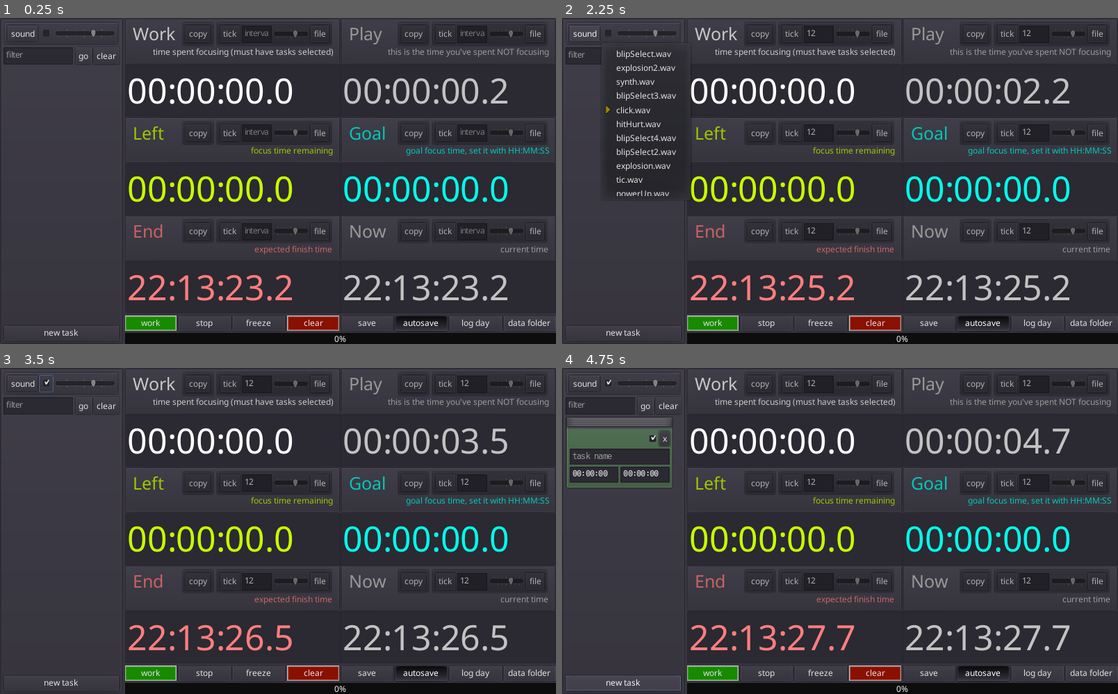
Above: before the commit, frames 1-4 (two rows, left to right).
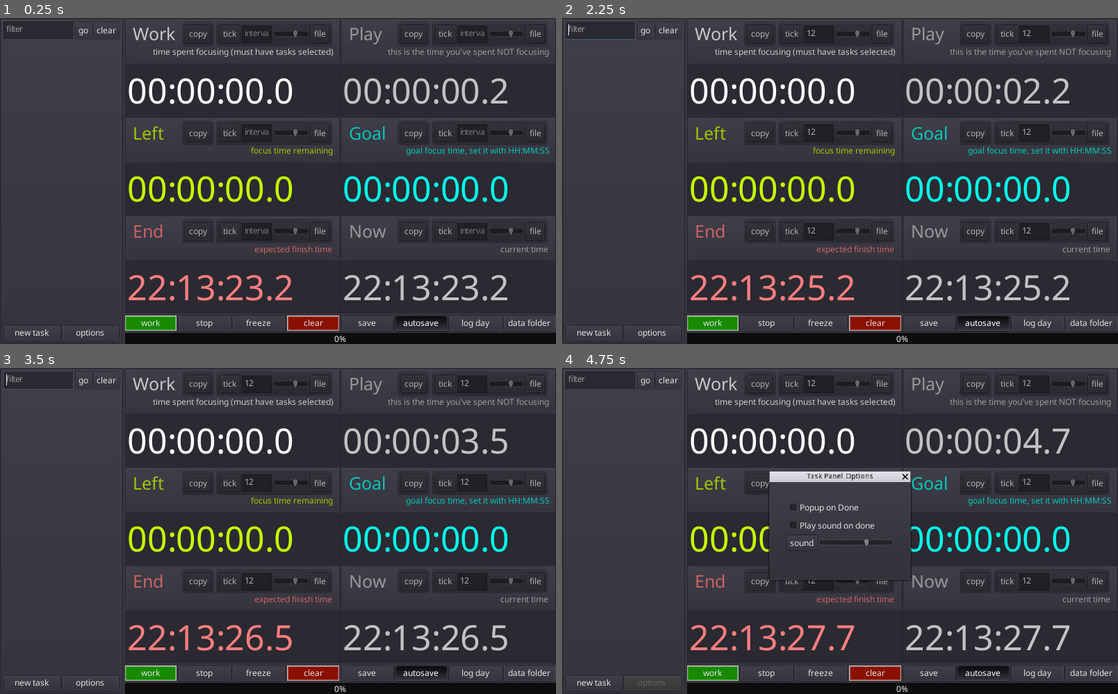
Above: after the commit, the same moments.

Repository: Streq/workplaytimer
Game: Godot game, scene res://main.tscn
Same seed, same stepped clock (60 frames per second), same inputs: the game is played once before the commit and once after it.
Inputs (mouse positions are in pixels of both pictures, inside the frame that each line leads up to):
- Up to frame 1 (0.25 s): no input
- Up to frame 2 (2.25 s): click (817, 34) at 0.52 s; type "12" at 0.6 s; click (1034, 34) at 0.75 s; type "12" at 0.83 s; click (817, 132) at 0.98 s; type "12" at 1.07 s; click (1034, 132) at 1.27 s; type "12" at 1.35 s; click (817, 229) at 1.5 s; type "12" at 1.58 s; click (1034, 229) at 1.73 s; type "12" at 1.82 s; click (584, 34) at 2 s, where only the run before the commit has a clickable "sound"
- Up to frame 3 (3.5 s): click (44, 384) at 2.77 s
- Up to frame 4 (4.75 s): click "clear" at 3.5 s; click (650, 684) at 4.25 s, where only the run after the commit has a clickable "options"

The runs differ from the first frame. In frame 1, 0.5% of the frame differs, in the area x 0-21%, y 1-99%; in frame 2, 1.5%; in frame 3, 0.6%; in frame 4, 5.1%, in the area x 0-63%, y 1-99%.

Commit message:
options popup

Diff:
--- a/main.gd
+++ b/main.gd
@@ -23,6 +23,7 @@
 
 func _ready() -> void:
 	add_to_group("autosave_authority")
+	add_to_group("main")
 
 	play.connect("pressed", self, "_on_play_button_pressed")
 	clear.connect("pressed", self, "clear")
--- a/popup_button.gd
+++ b/popup_button.gd
@@ -1,14 +1,29 @@
 extends Button
-onready var popup = $"%popup"
+var popup : Popup
 
 func _ready():
-	connect("toggled", self, "_toggled")
-	popup.connect("visibility_changed", self, "_on_popup_visibility_changed")
-func _on_popup_visibility_changed():
-	set_pressed_no_signal(popup.visible)
+	find_popup()
 
-func _toggled(val):
-	if val:
-		popup.popup_centered()
-	else:
-		popup.visible = false
+	popup.connect("popup_hide",self,"_on_popup_hide",[], CONNECT_DEFERRED)
+	popup.connect("about_to_show",self,"_on_popup_show",[], CONNECT_DEFERRED)
+
+func _on_popup_hide():
+	disabled = false
+	set_pressed_no_signal(false)
+func _on_popup_show():
+	disabled = true
+	set_pressed_no_signal(true)
+
+func find_popup():
+	var nodes = []
+	nodes.append_array(get_children())
+	for child in nodes:
+		if child is Popup:
+			popup = child
+			return
+		nodes.append_array(child.get_children())
+	assert(false, "Couldn't find popup among children.")
+
+
+func _pressed():
+	popup.popup()
--- a/popup_button.tscn
+++ b/popup_button.tscn
@@ -1,20 +1,12 @@
-[gd_scene load_steps=3 format=2]
+[gd_scene load_steps=2 format=2]
 
 [ext_resource path="res://popup_button.gd" type="Script" id=1]
-[ext_resource path="res://work_theme.tres" type="Theme" id=2]
 
 [node name="popup_button" type="Button"]
 margin_right = 92.0
 margin_bottom = 29.0
 size_flags_horizontal = 3
-theme = ExtResource( 2 )
 toggle_mode = true
 text = "do"
 clip_text = true
 script = ExtResource( 1 )
-
-[node name="popup" type="Popup" parent="."]
-unique_name_in_owner = true
-anchor_right = 1.0
-anchor_bottom = 1.0
-mouse_filter = 2
--- a/project.godot
+++ b/project.godot
@@ -18,10 +18,16 @@
 "class": "TimeLabel",
 "language": "GDScript",
 "path": "res://time_label.gd"
+}, {
+"base": "Object",
+"class": "UsefulCode",
+"language": "GDScript",
+"path": "res://useful_code.gd"
 } ]
 _global_script_class_icons={
 "Config": "",
-"TimeLabel": ""
+"TimeLabel": "",
+"UsefulCode": ""
 }
 
 [application]
--- a/task/task_panel.gd
+++ b/task/task_panel.gd
@@ -38,6 +38,10 @@
 	drop_space.connect("dropped", self, "reorder")
 	load_()
 	config.initialize()
+	alert.connect("toggled", self, "set_alert_on_completion")
+
+#	UsefulCode.scan_controls(self)
+
 
 func _on_filter_by_name_button_pressed():
 	filter_by_name(filter_by_name_edit.text)
@@ -66,8 +70,16 @@
 	task_list.add_child(task)
 	task.connect("completed", self, "_on_task_completed", [task])
 
-func _on_task_completed(_task):
+
+onready var alert = $"%alert"
+var alert_on_completion = false setget set_alert_on_completion
+func set_alert_on_completion(val):
+	alert_on_completion = val
+func _on_task_completed(task):
 	sound.play()
+	owner.play()
+	if alert_on_completion:
+		OS.alert("Task %s finished! Select a new task." % task.title, "Task finished!")
 
 var save_queued = false
 func queue_save():
--- a/task/task_panel.tscn
+++ b/task/task_panel.tscn
@@ -14,6 +14,7 @@
 [ext_resource path="res://tic.gd" type="Script" id=12]
 [ext_resource path="res://audio_file_dialog.tscn" type="PackedScene" id=13]
 [ext_resource path="res://tick_sound.gd" type="Script" id=14]
+[ext_resource path="res://popup_button.tscn" type="PackedScene" id=15]
 
 [node name="task_panel" type="PanelContainer"]
 margin_right = 104.0
@@ -29,19 +30,133 @@
 size_flags_horizontal = 3
 size_flags_vertical = 3
 
-[node name="PanelContainer" type="PanelContainer" parent="VBoxContainer"]
-margin_right = 212.0
-margin_bottom = 45.0
-
-[node name="HBoxContainer2" type="HBoxContainer" parent="VBoxContainer/PanelContainer"]
-margin_left = 7.0
-margin_top = 7.0
-margin_right = 205.0
-margin_bottom = 38.0
-
-[node name="sound_file" type="Button" parent="VBoxContainer/PanelContainer/HBoxContainer2"]
+[node name="HBoxContainer" type="HBoxContainer" parent="VBoxContainer"]
+margin_right = 212.0
+margin_bottom = 33.0
+
+[node name="filter_by_name_edit" type="LineEdit" parent="VBoxContainer/HBoxContainer"]
+unique_name_in_owner = true
+margin_right = 123.0
+margin_bottom = 33.0
+size_flags_horizontal = 3
+placeholder_text = "filter"
+
+[node name="filter_by_name_button" type="Button" parent="VBoxContainer/HBoxContainer"]
+unique_name_in_owner = true
+margin_left = 127.0
+margin_right = 159.0
+margin_bottom = 33.0
+text = "go"
+
+[node name="clear_search_button" type="Button" parent="VBoxContainer/HBoxContainer"]
+unique_name_in_owner = true
+margin_left = 163.0
+margin_right = 212.0
+margin_bottom = 33.0
+text = "clear"
+
+[node name="ScrollContainer" type="ScrollContainer" parent="VBoxContainer"]
+margin_top = 37.0
+margin_right = 212.0
+margin_bottom = 553.0
+rect_min_size = Vector2( 212, 0 )
+size_flags_vertical = 3
+scroll_horizontal_enabled = false
+script = ExtResource( 7 )
+
+[node name="task_list" type="VBoxContainer" parent="VBoxContainer/ScrollContainer"]
+unique_name_in_owner = true
+margin_right = 198.0
+margin_bottom = 516.0
+rect_min_size = Vector2( 198, 0 )
+size_flags_vertical = 3
+custom_constants/separation = 0
+script = ExtResource( 5 )
+
+[node name="drop_space" parent="VBoxContainer/ScrollContainer/task_list" instance=ExtResource( 4 )]
+margin_right = 198.0
+
+[node name="HBoxContainer2" type="HBoxContainer" parent="VBoxContainer"]
+margin_top = 557.0
+margin_right = 212.0
+margin_bottom = 586.0
+size_flags_horizontal = 3
+
+[node name="add" type="Button" parent="VBoxContainer/HBoxContainer2"]
+unique_name_in_owner = true
+margin_right = 104.0
+margin_bottom = 29.0
+size_flags_horizontal = 3
+size_flags_vertical = 3
+text = "new task"
+
+[node name="options" parent="VBoxContainer/HBoxContainer2" instance=ExtResource( 15 )]
+margin_left = 108.0
+margin_right = 212.0
+text = "options"
+
+[node name="Node" type="Node" parent="VBoxContainer/HBoxContainer2/options"]
+
+[node name="Popup" type="WindowDialog" parent="VBoxContainer/HBoxContainer2/options/Node"]
+anchor_left = 0.5
+anchor_top = 0.5
+anchor_right = 0.5
+anchor_bottom = 0.5
+margin_left = -130.0
+margin_top = -90.0
+margin_right = 130.0
+margin_bottom = 90.0
+size_flags_horizontal = 3
+size_flags_vertical = 3
+window_title = "Task Panel Options"
+
+[node name="ScrollContainer" type="ScrollContainer" parent="VBoxContainer/HBoxContainer2/options/Node/Popup"]
+anchor_right = 1.0
+anchor_bottom = 1.0
+
+[node name="PanelContainer" type="MarginContainer" parent="VBoxContainer/HBoxContainer2/options/Node/Popup/ScrollContainer"]
+margin_right = 260.0
+margin_bottom = 180.0
+mouse_filter = 1
+size_flags_horizontal = 3
+size_flags_vertical = 3
+custom_constants/margin_right = 32
+custom_constants/margin_top = 32
+custom_constants/margin_left = 32
+custom_constants/margin_bottom = 32
+
+[node name="VBoxContainer" type="VBoxContainer" parent="VBoxContainer/HBoxContainer2/options/Node/Popup/ScrollContainer/PanelContainer"]
+margin_left = 32.0
+margin_top = 32.0
+margin_right = 228.0
+margin_bottom = 148.0
+
+[node name="alert" type="CheckBox" parent="VBoxContainer/HBoxContainer2/options/Node/Popup/ScrollContainer/PanelContainer/VBoxContainer"]
+unique_name_in_owner = true
+margin_right = 196.0
+margin_bottom = 31.0
+hint_tooltip = "Send desktop alert when done."
+custom_fonts/font = ExtResource( 9 )
+text = "Popup on Done"
+
+[node name="play_sound" type="CheckBox" parent="VBoxContainer/HBoxContainer2/options/Node/Popup/ScrollContainer/PanelContainer/VBoxContainer"]
+margin_top = 35.0
+margin_right = 196.0
+margin_bottom = 66.0
+grow_horizontal = 0
+hint_tooltip = "play a sound when a task finishes"
+custom_fonts/font = ExtResource( 9 )
+text = "Play sound on done"
+script = ExtResource( 12 )
+
+[node name="HBoxContainer2" type="HBoxContainer" parent="VBoxContainer/HBoxContainer2/options/Node/Popup/ScrollContainer/PanelContainer/VBoxContainer"]
+margin_top = 70.0
+margin_right = 196.0
+margin_bottom = 99.0
+
+[node name="sound_file" type="Button" parent="VBoxContainer/HBoxContainer2/options/Node/Popup/ScrollContainer/PanelContainer/VBoxContainer/HBoxContainer2"]
 margin_right = 60.0
-margin_bottom = 31.0
+margin_bottom = 29.0
 grow_horizontal = 0
 hint_tooltip = "sound to play when a task finishes"
 custom_fonts/font = ExtResource( 9 )
@@ -49,37 +164,28 @@
 align = 0
 script = ExtResource( 11 )
 
-[node name="audio_file_dialog" parent="VBoxContainer/PanelContainer/HBoxContainer2/sound_file" instance=ExtResource( 13 )]
+[node name="audio_file_dialog" parent="VBoxContainer/HBoxContainer2/options/Node/Popup/ScrollContainer/PanelContainer/VBoxContainer/HBoxContainer2/sound_file" instance=ExtResource( 13 )]
 unique_name_in_owner = true
 margin_left = -10.0
 margin_top = -10.0
 margin_right = 10.0
 margin_bottom = 10.0
 
-[node name="sound" type="AudioStreamPlayer" parent="VBoxContainer/PanelContainer/HBoxContainer2/sound_file"]
+[node name="sound" type="AudioStreamPlayer" parent="VBoxContainer/HBoxContainer2/options/Node/Popup/ScrollContainer/PanelContainer/VBoxContainer/HBoxContainer2/sound_file"]
 unique_name_in_owner = true
 stream = ExtResource( 8 )
 script = ExtResource( 14 )
 
-[node name="play_sound" type="CheckBox" parent="VBoxContainer/PanelContainer/HBoxContainer2"]
+[node name="VBoxContainer" type="VBoxContainer" parent="VBoxContainer/HBoxContainer2/options/Node/Popup/ScrollContainer/PanelContainer/VBoxContainer/HBoxContainer2"]
 margin_left = 64.0
-margin_right = 88.0
-margin_bottom = 31.0
-grow_horizontal = 0
-hint_tooltip = "play a sound when a task finishes"
-custom_fonts/font = ExtResource( 9 )
-script = ExtResource( 12 )
-
-[node name="VBoxContainer" type="VBoxContainer" parent="VBoxContainer/PanelContainer/HBoxContainer2"]
-margin_left = 92.0
-margin_right = 198.0
-margin_bottom = 31.0
-size_flags_horizontal = 3
-size_flags_vertical = 3
-
-[node name="volume" type="HSlider" parent="VBoxContainer/PanelContainer/HBoxContainer2/VBoxContainer"]
-margin_right = 106.0
-margin_bottom = 31.0
+margin_right = 196.0
+margin_bottom = 29.0
+size_flags_horizontal = 3
+size_flags_vertical = 3
+
+[node name="volume" type="HSlider" parent="VBoxContainer/HBoxContainer2/options/Node/Popup/ScrollContainer/PanelContainer/VBoxContainer/HBoxContainer2/VBoxContainer"]
+margin_right = 132.0
+margin_bottom = 29.0
 rect_min_size = Vector2( 64, 0 )
 hint_tooltip = "volume"
 size_flags_horizontal = 3
@@ -91,7 +197,7 @@
 ticks_on_borders = true
 script = ExtResource( 10 )
 
-[node name="debug_volume" type="HSlider" parent="VBoxContainer/PanelContainer/HBoxContainer2/VBoxContainer"]
+[node name="debug_volume" type="HSlider" parent="VBoxContainer/HBoxContainer2/options/Node/Popup/ScrollContainer/PanelContainer/VBoxContainer/HBoxContainer2/VBoxContainer"]
 unique_name_in_owner = true
 visible = false
 margin_top = 20.0
@@ -104,60 +210,6 @@
 max_value = 20.0
 step = 0.0
 
-[node name="HBoxContainer" type="HBoxContainer" parent="VBoxContainer"]
-margin_top = 49.0
-margin_right = 212.0
-margin_bottom = 82.0
-
-[node name="filter_by_name_edit" type="LineEdit" parent="VBoxContainer/HBoxContainer"]
-unique_name_in_owner = true
-margin_right = 123.0
-margin_bottom = 33.0
-size_flags_horizontal = 3
-placeholder_text = "filter"
-
-[node name="filter_by_name_button" type="Button" parent="VBoxContainer/HBoxContainer"]
-unique_name_in_owner = true
-margin_left = 127.0
-margin_right = 159.0
-margin_bottom = 33.0
-text = "go"
-
-[node name="clear_search_button" type="Button" parent="VBoxContainer/HBoxContainer"]
-unique_name_in_owner = true
-margin_left = 163.0
-margin_right = 212.0
-margin_bottom = 33.0
-text = "clear"
-
-[node name="ScrollContainer" type="ScrollContainer" parent="VBoxContainer"]
-margin_top = 86.0
-margin_right = 212.0
-margin_bottom = 553.0
-rect_min_size = Vector2( 212, 0 )
-size_flags_vertical = 3
-scroll_horizontal_enabled = false
-script = ExtResource( 7 )
-
-[node name="task_list" type="VBoxContainer" parent="VBoxContainer/ScrollContainer"]
-unique_name_in_owner = true
-margin_right = 198.0
-margin_bottom = 467.0
-rect_min_size = Vector2( 198, 0 )
-size_flags_vertical = 3
-custom_constants/separation = 0
-script = ExtResource( 5 )
-
-[node name="drop_space" parent="VBoxContainer/ScrollContainer/task_list" instance=ExtResource( 4 )]
-margin_right = 198.0
-
-[node name="add" type="Button" parent="VBoxContainer"]
-unique_name_in_owner = true
-margin_top = 557.0
-margin_right = 212.0
-margin_bottom = 586.0
-text = "new task"
-
 [node name="autosave" type="Timer" parent="."]
 unique_name_in_owner = true
 wait_time = 5.0
--- /dev/null
+++ b/useful_code.gd
@@ -0,0 +1,18 @@
+extends Object
+class_name UsefulCode
+
+
+static func scan_controls(root:Node):
+	var nodes = [root]
+	var i = 0
+	var p = Printer.new()
+	while i < nodes.size():
+		var node = nodes[i]
+		nodes.append_array(node.get_children())
+		if node is Control:
+			node.connect("gui_input", p, "print_node_input", [node.name])
+		i+=1
+	root.add_child(p)
+class Printer extends Node:
+	func print_node_input(event, name):
+		print(event, " ", name)
Not shown: 1 places in task/task_panel.tscn that only renumber resources
